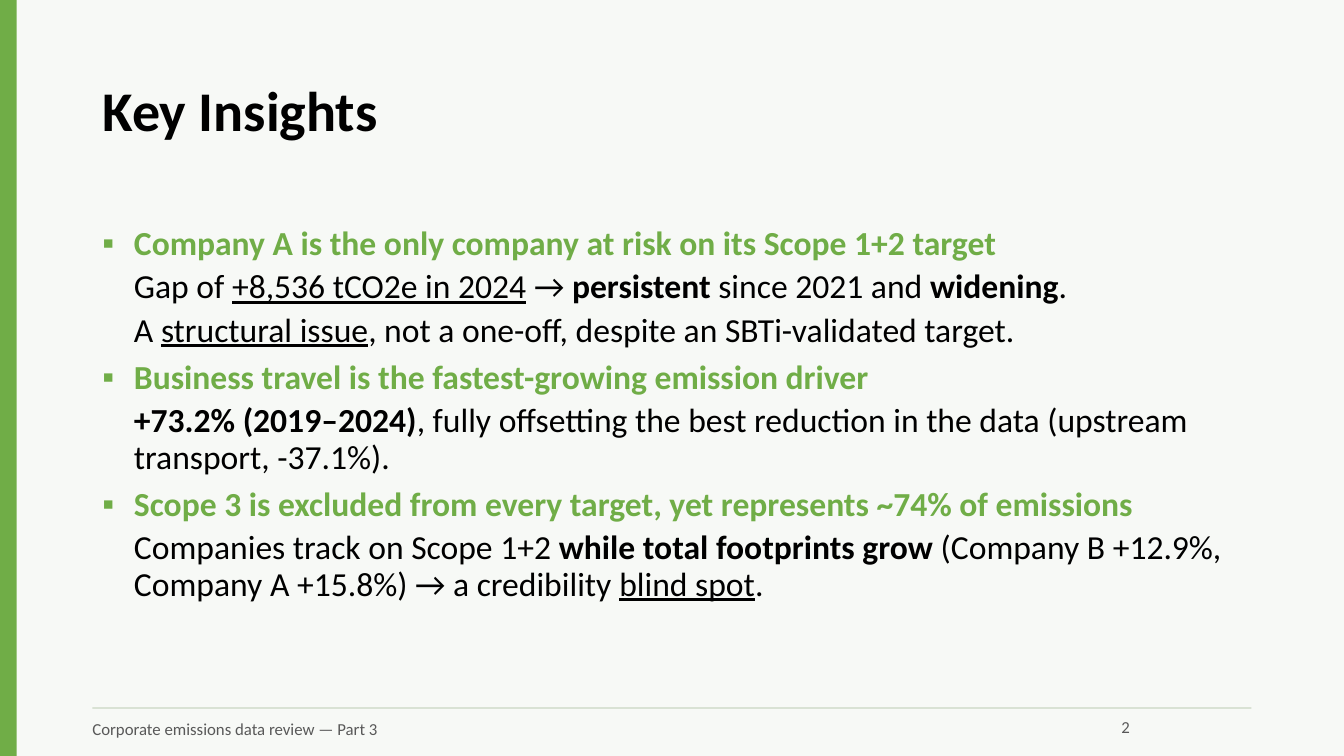
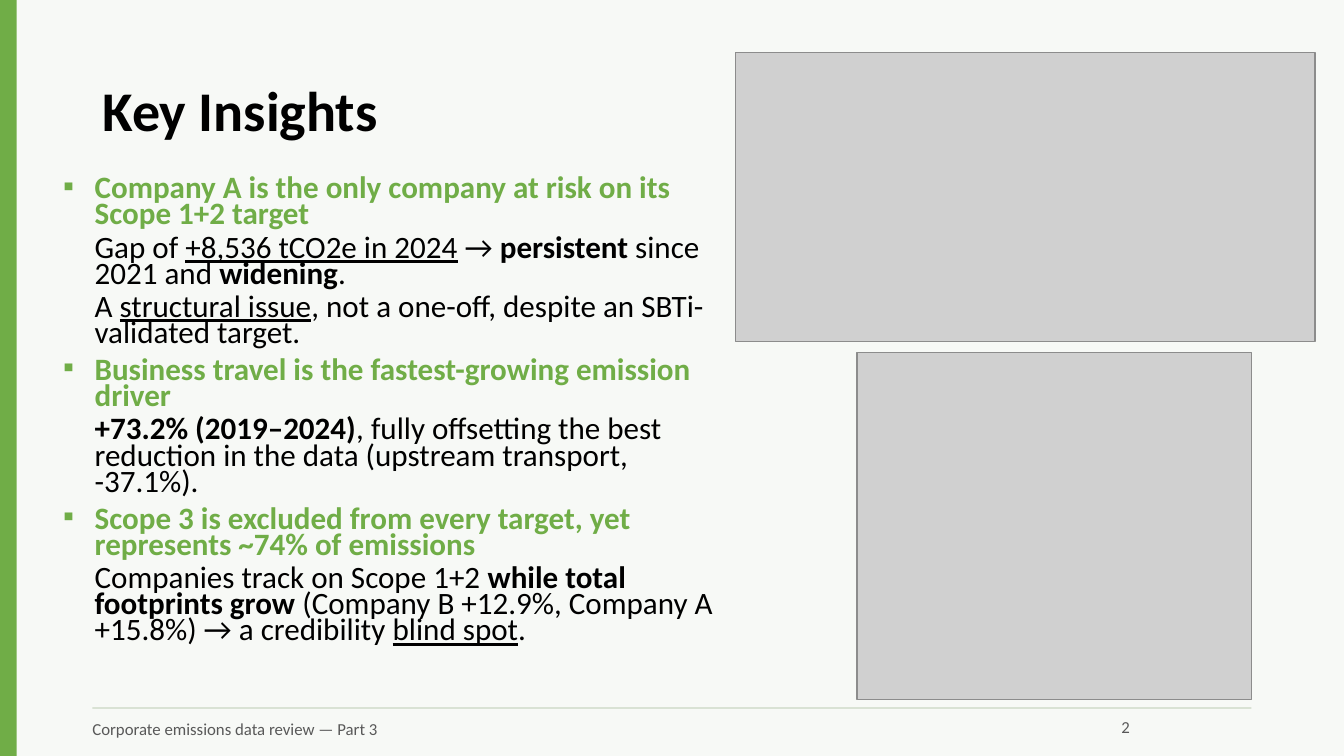
Before and after one commit to ayyshaaa/sweep_technical_assessment, a slide deck: slide 2 of Analysis & Recommendations.pptx. Drawn at 1344x756 pixels with LibreOffice and Linux fonts; fonts in the diff are those of the drawing; grey boxes stand for pictures. Boxes give left, top, right and bottom in pixels: in the first picture for what was removed or moved away, otherwise in the second. Text is boxed around its words. In the diff, an @@ line names an element or a change of style, - is before the commit and + after.

Commit message:
feat: added slide deck

```diff
--- a/Analysis & Recommendations.pptx
+++ b/Analysis & Recommendations.pptx
@@ picture added at (x1=736, y1=52, x2=1316, y2=342) @@
@@ text "Company A is the only ..." moved from (x1=134, y1=231, x2=1222, y2=602) to (x1=95, y1=176, x2=713, y2=646) @@
@@ text "Company A is the only ..." at (x1=95, y1=176, x2=713, y2=646): size 24 to 22.2 pt; line spacing 0.9 to 0.7 @@
@@ picture added at (x1=857, y1=352, x2=1251, y2=700) @@
```
Also in this commit, not shown: 1 other file.
